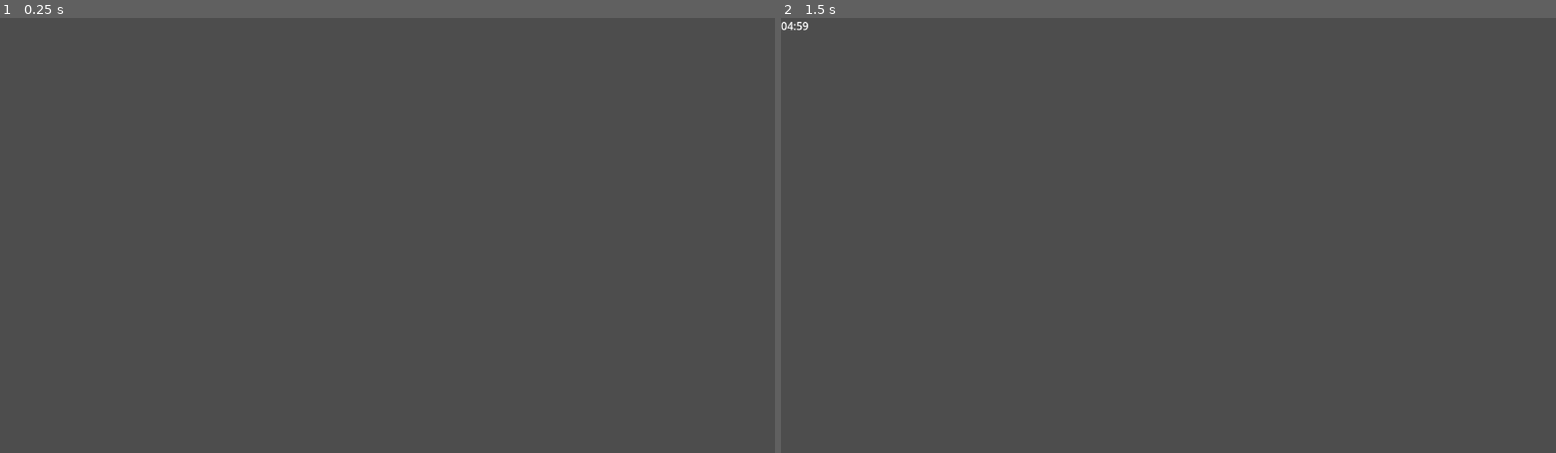
Above: before the commit, frames 1-2 (left to right).
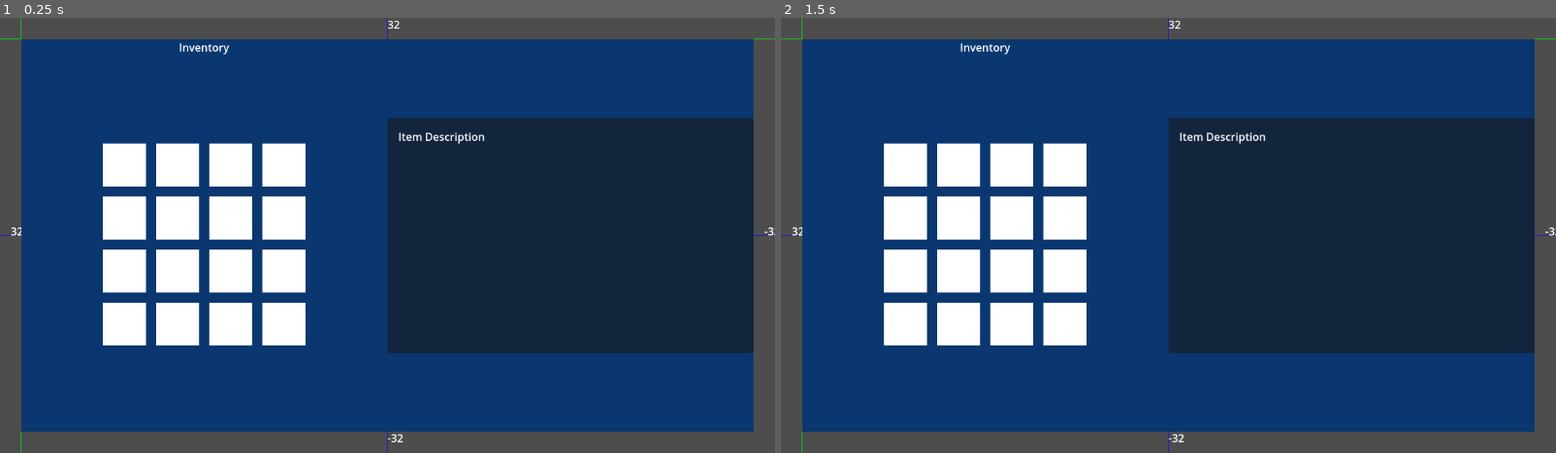
Above: after the commit, the same moments.

Repository: ThuyTran735/Asteroid-Psyche
Game: Godot game, scene res://control.tscn
Two runs of this game, one before a commit and one after it. Both use one fixed random seed, a clock stepped at 60 frames per second and the inputs below. This scene is started directly instead of the project's main scene.
Inputs (mouse positions are in pixels of both pictures, inside the frame that each line leads up to):
- Up to frame 1 (0.25 s): no input
- Up to frame 2 (1.5 s): tap Enter at 0.5 s; move the mouse to (1339, 213) at 0.52 s; press the mouse at (1339, 213) at 0.53 s; hold D (move_right) from 0.53 s (still down); tap Space (jump) at 0.77, 1.25 s; move the mouse to (1013, 257) at 1.27 s; release the mouse at (1013, 257) at 1.28 s; click (1013, 257) at 1.35 s

The runs differ from the first frame. In frame 1, 85% of the frame differs, in the area x 0-100%, y 0-100%; in frame 2, 85%.

Commit message:
Adding to 1.1
I was going to add a gun but then realized I wanted a inventory. Almost got the inventory finished but not quite. Added a gun that is in the shop but doesn't shoot and can not be picked up by Billy.

Diff:
--- /dev/null
+++ b/Godot/InventoryUI.tscn
@@ -0,0 +1,8 @@
+[gd_scene format=3 uid="uid://bioqofxrxkp7p"]
+
+[node name="InventoryUi" type="Control"]
+layout_mode = 3
+anchor_right = 1.0
+anchor_bottom = 1.0
+grow_horizontal = 2
+grow_vertical = 2
--- a/Godot/Scenes/asteroid_psyche.tscn
+++ b/Godot/Scenes/asteroid_psyche.tscn
@@ -82,3 +82,11 @@
 
 [node name="Shop" parent="." instance=ExtResource("4_vvju7")]
 position = Vector2(59, 0)
+
+[node name="Control" type="Control" parent="."]
+layout_mode = 3
+anchors_preset = 0
+offset_left = -25.0
+offset_top = -45.0
+offset_right = 15.0
+offset_bottom = -5.0
--- a/Godot/Scenes/shop.tscn
+++ b/Godot/Scenes/shop.tscn
@@ -80,7 +80,6 @@
 shape = SubResource("RectangleShape2D_b8nag")
 
 [node name="shopmenu" parent="." instance=ExtResource("4_ecx0y")]
-visible = true
 position = Vector2(-30, -54)
 scale = Vector2(0.2, 0.2)
 
--- a/Godot/Scenes/shopmenu.tscn
+++ b/Godot/Scenes/shopmenu.tscn
@@ -1,12 +1,21 @@
-[gd_scene load_steps=7 format=3 uid="uid://cyd4m3ilc8ewv"]
+[gd_scene load_steps=8 format=3 uid="uid://cyd4m3ilc8ewv"]
 
 [ext_resource type="Script" path="res://Scripts/shopmenu.gd" id="1_gf40d"]
+[ext_resource type="Texture2D" uid="uid://d27wixwq8pnhq" path="res://Assets/Basic_Gun.png" id="2_x4eco"]
 [ext_resource type="Texture2D" uid="uid://bileunr75fsg3" path="res://Assets/Basic_Pickaxe.png" id="2_yo4a6"]
 [ext_resource type="Texture2D" uid="uid://2nhsqpoogaqf" path="res://Assets/Basic_Shovel.png" id="3_vsf11"]
 [ext_resource type="Texture2D" uid="uid://mo6xitljy3ei" path="res://Assets/pixil-frame-0 (17).png" id="4_1oft2"]
 
 [sub_resource type="SpriteFrames" id="SpriteFrames_bodoe"]
 animations = [{
+"frames": [{
+"duration": 1.0,
+"texture": ExtResource("2_x4eco")
+}],
+"loop": true,
+"name": &"Basic_Gun",
+"speed": 5.0
+}, {
 "frames": [{
 "duration": 1.0,
 "texture": ExtResource("2_yo4a6")
--- a/Godot/Scripts/billy.gd
+++ b/Godot/Scripts/billy.gd
@@ -8,6 +8,7 @@
 var gravity = ProjectSettings.get_setting("physics/2d/default_gravity")
 
 @onready var animated_sprite_2d = $AnimatedSprite2D
+
 
 func _physics_process(delta):
 	# Add the gravity.
--- a/Godot/Scripts/shop.gd
+++ b/Godot/Scripts/shop.gd
@@ -10,7 +10,6 @@
 	if $shopmenu.item2owned == true:
 		Global.money_multiplier = 2.25
 		Global.item_main = 2
-
 func _on_area_2d_body_entered(body):
 	if body.has_method("player_shop_method"):
 		$shopmenu.visible = true
--- a/Godot/Scripts/shopmenu.gd
+++ b/Godot/Scripts/shopmenu.gd
@@ -1,13 +1,15 @@
 extends StaticBody2D
 
-# Item 1 = Basic Shovel, Item 2 = Basic Pickaxe
+# Item 1 = Basic Shovel, Item 2 = Basic Pickaxe, Item 3 = Basic Gun
 var item = 1
 
 var item1price = 10
 var item2price = 50
+var item3price = 100
 
 var item1owned = false
 var item2owned = false
+var item3owned = false
 
 var price
 
@@ -21,6 +23,8 @@
 			$icon.play("Basic_Shovel")
 		if item == 2:
 			$icon.play("Basic_Pickaxe")
+		if item == 3:
+			$icon.play("Basic_Gun")
 
 
 func _on_button_left_pressed():
@@ -40,16 +44,25 @@
 		if Global.money >= price:
 			if item2owned == false:
 				buy()
+	elif item == 3:
+		price = item3price
+		if Global.money >= price:
+			if item3owned == false:
+				buy()
 
 func swap_item_back():
 	if item == 1:
-		item = 2
+		item = 3
 	elif item == 2:
 		item = 1
+	elif item == 3:
+		item = 2
 func swap_item_forward():
 	if item == 1:
 		item = 2
 	elif item == 2:
+		item = 3
+	elif item == 3:
 		item = 1
 
 func buy():
@@ -58,3 +71,5 @@
 		item1owned = true
 	if item == 2:
 		item2owned = true
+	if item == 3:
+		item3owned = true
--- a/Godot/control.tscn
+++ b/Godot/control.tscn
@@ -1,50 +1,136 @@
 [gd_scene load_steps=2 format=3 uid="uid://rt82t7f8sx1p"]
 
-[sub_resource type="GDScript" id="GDScript_uel04"]
-script/source = "extends Control
-
-# Total time for the level in seconds
-var total_time: int = 300  # Example: 5 minutes
-
-# Called when the node enters the scene tree for the first time
-func _ready():
-	# Connect the timer's timeout signal to the function
-	$\"Air Left\".connect(\"timeout\", _on_air_left_timeout)
-	# Start the timer
-	$\"Air Left\".start()
-
-# Function called when the timer times out
-func _on_air_left_timeout():
-	# Decrease the total time by 1 second
-	total_time -= 1
-
-	# Format time as MM:SS
-	var minutes: int = total_time / 60
-	var seconds: int = total_time % 60
-	$\"Air Left Display\".text = str(minutes).pad_zeros(2) + \":\" + str(seconds).pad_zeros(2)
-
-	# Check if the time has run out
-	if total_time <= 0:
-		game_over()
-
-# Function to handle game over state
-func game_over():
-	# Stop the timer
-	$\"Air Left Display\".stop()
-	# Implement game over logic, such as showing a game over screen
-	print(\"Time's up! Game Over!\")
-
-
+[sub_resource type="GDScript" id="GDScript_ck88q"]
+script/source = "@tool
+
+extends Control
+## A simple Control Node Visualization tool.
+##
+## This script will allow user's to view information about the anchor offsets
+## and growth directions of a control node by enabling the show_growth_direction
+## and show_anchor_offsets flags in the Inspector.
+##
+## @tutorial:		https://gamedevartisan.com/tutorials/understanding-godot-ui-control-nodes
+
+@export_category(\"Visualize\")
+## This flag controls the view of the growth direction arrows.
+@export var show_growth_direction: bool = false:
+	set(show):
+		show_growth_direction = show
+		_update_bounds()
+## This flag controls the view of the anchor offsets for each edge.
+@export var show_anchor_offsets: bool = false:
+	set(show):
+		show_anchor_offsets = show
+		_update_bounds()
+
+## Class variable to track the full rect including the anchor's offsets.
+var anchor_rect
+
+## We connect signals to track changes as a tool script on ready.
+func _ready() -> void:
+	minimum_size_changed.connect(_on_minimum_size_changed)
+	resized.connect(_on_resized)
+	size_flags_changed.connect(_on_size_flags_changed)
+	item_rect_changed.connect(_on_item_rect_changed)
+
+
+## The drawing behavior for the debug information.
+func _draw() -> void:
+	if show_anchor_offsets:
+		var x1 = anchor_rect.position.x
+		var x2 = anchor_rect.position.x + offset_left
+		var y1 = anchor_rect.position.y + offset_top
+		var y2 = anchor_rect.position.y + anchor_rect.size.y
+		#Left Offset
+		draw_line(Vector2(0, size.y / 2), Vector2(-offset_left, size.y / 2), Color.BLUE)
+		draw_string(get_theme_default_font(),Vector2(-offset_left / 2, size.y / 2), \\
+		str(offset_left), HORIZONTAL_ALIGNMENT_FILL)
+		#Right Offset
+		draw_line(Vector2(size.x, size.y / 2), Vector2(size.x - offset_right, size.y / 2), Color.BLUE)
+		draw_string(get_theme_default_font(),Vector2(size.x - (offset_right / 2), size.y / 2), \\
+		str(offset_right), HORIZONTAL_ALIGNMENT_FILL)
+		#Top Offset
+		draw_line(Vector2(size.x / 2, 0), Vector2(size.x / 2, -offset_top), Color.BLUE)
+		draw_string(get_theme_default_font(),Vector2(size.x / 2, -offset_top / 2), \\
+		str(offset_top), HORIZONTAL_ALIGNMENT_FILL)
+		#Bottom Offset
+		draw_line(Vector2(size.x / 2, size.y), Vector2(size.x / 2, size.y -offset_bottom), Color.BLUE)
+		draw_string(get_theme_default_font(),Vector2(size.x / 2, size.y -(offset_bottom / 2)), \\
+		str(offset_bottom), HORIZONTAL_ALIGNMENT_FILL)
+
+	if show_growth_direction:
+		#Draw Growth Directions
+		match(grow_horizontal):
+			GROW_DIRECTION_BEGIN:
+				_draw_arrow(Vector2(0, 0), Vector2(-96, 0), Color.GREEN)
+			GROW_DIRECTION_BOTH:
+				_draw_arrow(Vector2(0, 0), Vector2(-96, 0), Color.GREEN)
+				_draw_arrow(Vector2(size.x, 0), Vector2(size.x+96, 0), Color.GREEN)
+			GROW_DIRECTION_END:
+				_draw_arrow(Vector2(size.x, 0), Vector2(size.x+96, 0), Color.GREEN)
+		match(grow_vertical):
+			GROW_DIRECTION_BEGIN:
+				_draw_arrow(Vector2(0, 0), Vector2(0, -96), Color.GREEN)
+			GROW_DIRECTION_BOTH:
+				_draw_arrow(Vector2(0, 0), Vector2(0, -96), Color.GREEN)
+				_draw_arrow(Vector2(0, size.y), Vector2(0, size.y + 96), Color.GREEN)
+			GROW_DIRECTION_END:
+				_draw_arrow(Vector2(0, size.y), Vector2(0, size.y + 96), Color.GREEN)
+
+
+## Updates changes to our full bounds, while also requesing to redraw.
+func _update_bounds() -> void:
+	anchor_rect = Rect2(\\
+	-offset_left, \\
+	-offset_top, \\
+	size.x - offset_right + offset_left, \\
+	size.y - offset_bottom + offset_top\\
+	)
+	queue_redraw()
+
+
+func _on_size_flags_changed() -> void:
+	_update_bounds()
+
+
+func _on_resized() -> void:
+	_update_bounds()
+
+
+func _on_minimum_size_changed() -> void:
+	_update_bounds()
+
+
+func _on_item_rect_changed() -> void:
+	_update_bounds()
+
+
+## Draws an arrow from the start and end position with a given color.
+func _draw_arrow(start: Vector2, end: Vector2, color: Color = Color.BLACK) -> void:
+	var tip_length = 16
+	var angle = PI / 8
+	var tip: Vector2 = (start - end).normalized() * tip_length
+	#Draw Arrow Line
+	draw_line(start, end, color)
+	#Draw Tip Lines
+	draw_line(end, end + tip.rotated(angle), color)
+	draw_line(end, end + tip.rotated(-angle), color)
 "
 
 [node name="Control" type="Control"]
 layout_mode = 3
-anchors_preset = 15
-anchor_right = 1.0
-anchor_bottom = 1.0
-grow_horizontal = 2
-grow_vertical = 2
-script = SubResource("GDScript_uel04")
+anchor_right = 1.0
+anchor_bottom = 1.0
+offset_left = 32.0
+offset_top = 32.0
+offset_right = -32.0
+offset_bottom = -32.0
+grow_horizontal = 2
+grow_vertical = 2
+script = SubResource("GDScript_ck88q")
+show_growth_direction = true
+show_anchor_offsets = true
 
 [node name="Air Left" type="Timer" parent="."]
 autostart = true
@@ -54,4 +140,137 @@
 offset_right = 40.0
 offset_bottom = 23.0
 
+[node name="ColorRect" type="ColorRect" parent="."]
+layout_mode = 1
+anchors_preset = 15
+anchor_right = 1.0
+anchor_bottom = 1.0
+grow_horizontal = 2
+grow_vertical = 2
+color = Color(0.0403955, 0.215556, 0.441219, 1)
+
+[node name="InventoryControl" type="Control" parent="."]
+layout_mode = 1
+anchor_right = 0.5
+anchor_bottom = 1.0
+grow_horizontal = 0
+
+[node name="VBoxContainer" type="VBoxContainer" parent="InventoryControl"]
+layout_mode = 1
+anchors_preset = 15
+anchor_right = 1.0
+anchor_bottom = 1.0
+grow_horizontal = 2
+grow_vertical = 2
+
+[node name="Label" type="Label" parent="InventoryControl/VBoxContainer"]
+layout_mode = 2
+text = "Inventory"
+horizontal_alignment = 1
+
+[node name="GridContainer" type="GridContainer" parent="InventoryControl/VBoxContainer"]
+layout_mode = 2
+size_flags_horizontal = 4
+size_flags_vertical = 6
+theme_override_constants/h_separation = 15
+theme_override_constants/v_separation = 15
+columns = 4
+
+[node name="ColorRect" type="ColorRect" parent="InventoryControl/VBoxContainer/GridContainer"]
+custom_minimum_size = Vector2(64, 64)
+layout_mode = 2
+
+[node name="ColorRect2" type="ColorRect" parent="InventoryControl/VBoxContainer/GridContainer"]
+custom_minimum_size = Vector2(64, 64)
+layout_mode = 2
+
+[node name="ColorRect3" type="ColorRect" parent="InventoryControl/VBoxContainer/GridContainer"]
+custom_minimum_size = Vector2(64, 64)
+layout_mode = 2
+
+[node name="ColorRect4" type="ColorRect" parent="InventoryControl/VBoxContainer/GridContainer"]
+custom_minimum_size = Vector2(64, 64)
+layout_mode = 2
+
+[node name="ColorRect5" type="ColorRect" parent="InventoryControl/VBoxContainer/GridContainer"]
+custom_minimum_size = Vector2(64, 64)
+layout_mode = 2
+
+[node name="ColorRect6" type="ColorRect" parent="InventoryControl/VBoxContainer/GridContainer"]
+custom_minimum_size = Vector2(64, 64)
+layout_mode = 2
+
+[node name="ColorRect7" type="ColorRect" parent="InventoryControl/VBoxContainer/GridContainer"]
+custom_minimum_size = Vector2(64, 64)
+layout_mode = 2
+
+[node name="ColorRect8" type="ColorRect" parent="InventoryControl/VBoxContainer/GridContainer"]
+custom_minimum_size = Vector2(64, 64)
+layout_mode = 2
+
+[node name="ColorRect9" type="ColorRect" parent="InventoryControl/VBoxContainer/GridContainer"]
+custom_minimum_size = Vector2(64, 64)
+layout_mode = 2
+
+[node name="ColorRect10" type="ColorRect" parent="InventoryControl/VBoxContainer/GridContainer"]
+custom_minimum_size = Vector2(64, 64)
+layout_mode = 2
+
+[node name="ColorRect11" type="ColorRect" parent="InventoryControl/VBoxContainer/GridContainer"]
+custom_minimum_size = Vector2(64, 64)
+layout_mode = 2
+
+[node name="ColorRect12" type="ColorRect" parent="InventoryControl/VBoxContainer/GridContainer"]
+custom_minimum_size = Vector2(64, 64)
+layout_mode = 2
+
+[node name="ColorRect13" type="ColorRect" parent="InventoryControl/VBoxContainer/GridContainer"]
+custom_minimum_size = Vector2(64, 64)
+layout_mode = 2
+
+[node name="ColorRect14" type="ColorRect" parent="InventoryControl/VBoxContainer/GridContainer"]
+custom_minimum_size = Vector2(64, 64)
+layout_mode = 2
+
+[node name="ColorRect15" type="ColorRect" parent="InventoryControl/VBoxContainer/GridContainer"]
+custom_minimum_size = Vector2(64, 64)
+layout_mode = 2
+
+[node name="ColorRect16" type="ColorRect" parent="InventoryControl/VBoxContainer/GridContainer"]
+custom_minimum_size = Vector2(64, 64)
+layout_mode = 2
+
+[node name="DescriptionControl" type="Control" parent="."]
+layout_mode = 1
+anchor_left = 0.5
+anchor_right = 1.0
+anchor_bottom = 1.0
+grow_horizontal = 0
+
+[node name="VBoxContainer" type="VBoxContainer" parent="DescriptionControl"]
+layout_mode = 1
+anchors_preset = -1
+anchor_top = 0.2
+anchor_right = 1.0
+anchor_bottom = 0.8
+grow_horizontal = 2
+grow_vertical = 2
+
+[node name="Panel" type="Panel" parent="DescriptionControl/VBoxContainer"]
+layout_mode = 2
+size_flags_vertical = 3
+
+[node name="RichTextLabel" type="RichTextLabel" parent="DescriptionControl/VBoxContainer/Panel"]
+layout_mode = 1
+anchors_preset = -1
+anchor_right = 1.0
+anchor_bottom = 1.0
+offset_left = 16.0
+offset_top = 16.0
+offset_right = -32.0
+offset_bottom = -16.0
+grow_horizontal = 2
+grow_vertical = 2
+text = "Item Description"
+
 [connection signal="timeout" from="Air Left" to="." method="_on_air_left_timeout"]
Binary file added: Godot/Assets/Basic_Gun.png
Not shown, added: Godot/Assets/Basic_Gun.png.import
